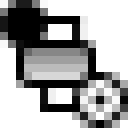
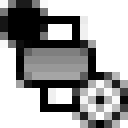
Layered file, before and after one edit (128 × 128). Changes by layer:
painted on "Layer 1" over [40, 24, 80, 112]
